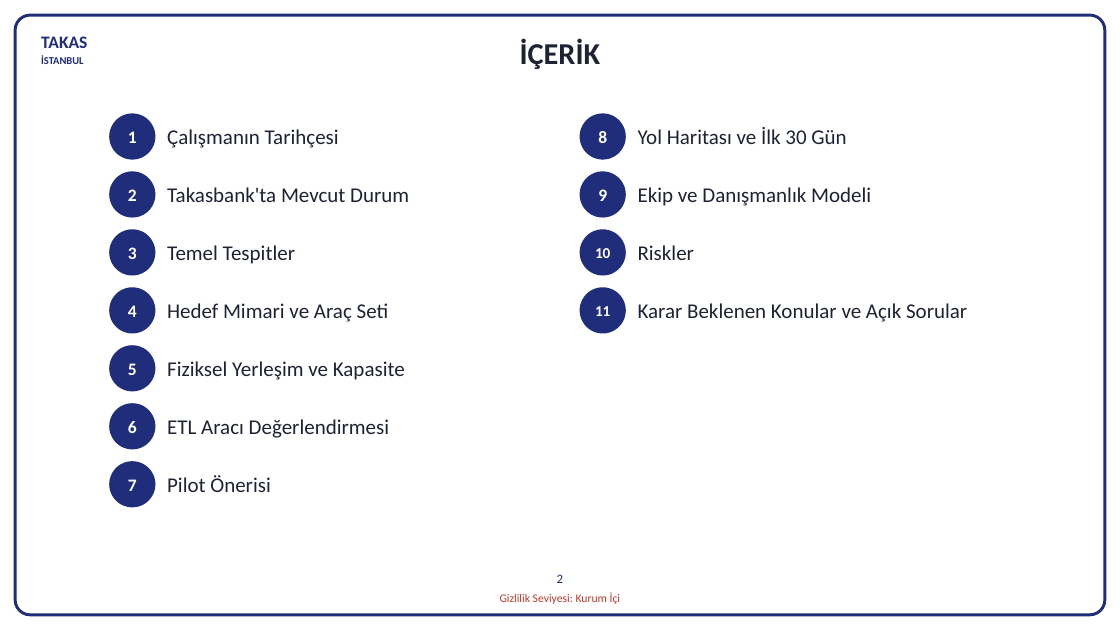
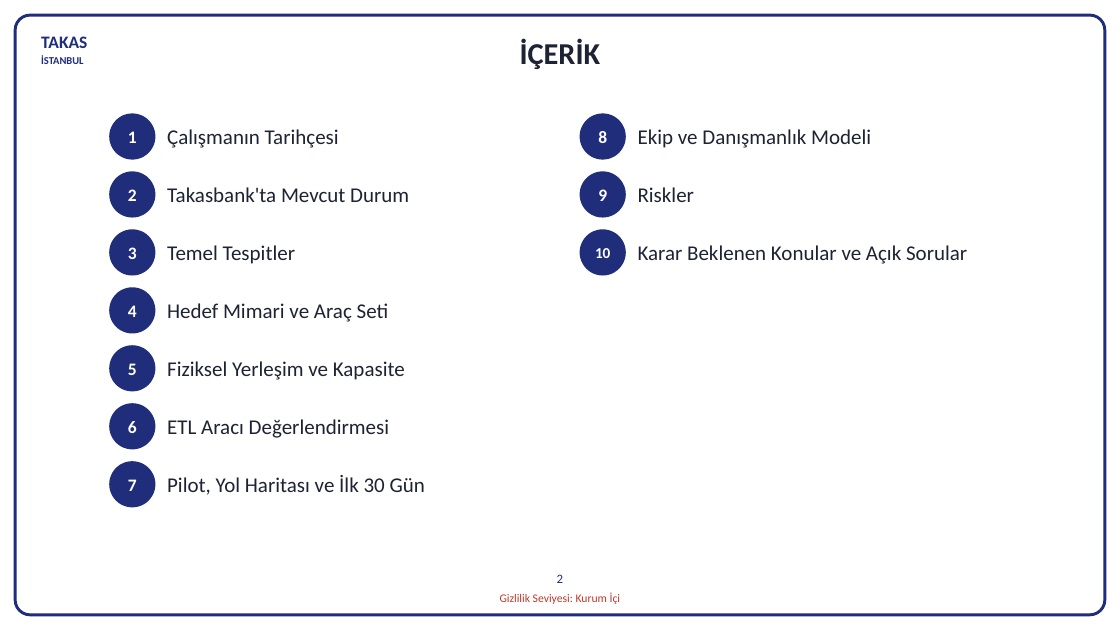
Before and after one commit to hanifidemirel0/Cursor-Projects, a slide deck: slide 2 of outputs/dwh-sunum-kasim-2026/5 - DWHSunum_Kasim2026.pptx. Drawn at 1120x630 pixels with LibreOffice and Linux fonts; fonts in the diff are those of the drawing. Boxes give left, top, right and bottom in pixels: in the first picture for what was removed or moved away, otherwise in the second. Text is boxed around its words. In the diff, an @@ line names an element or a change of style, - is before the commit and + after.

```diff
--- a/outputs/dwh-sunum-kasim-2026/5 - DWHSunum_Kasim2026.pptx
+++ b/outputs/dwh-sunum-kasim-2026/5 - DWHSunum_Kasim2026.pptx
@@ 3 texts: place and size @@
-3 texts at [638, 187, 967, 322]
+3 texts at [638, 129, 967, 264]
@@ text removed at [638, 127, 846, 144] @@
-Yol Haritası ve İlk 30 Gün
@@ ellipse removed at [580, 287, 626, 334] @@
-11
@@ text at [167, 475, 425, 495]: text changed @@
-Pilot Önerisi
+Pilot, Yol Haritası ve İlk 30 Gün
```
Also in this commit, not shown: 4 other slides changed, 1 slide added, 3 slides removed, 3 other files.
